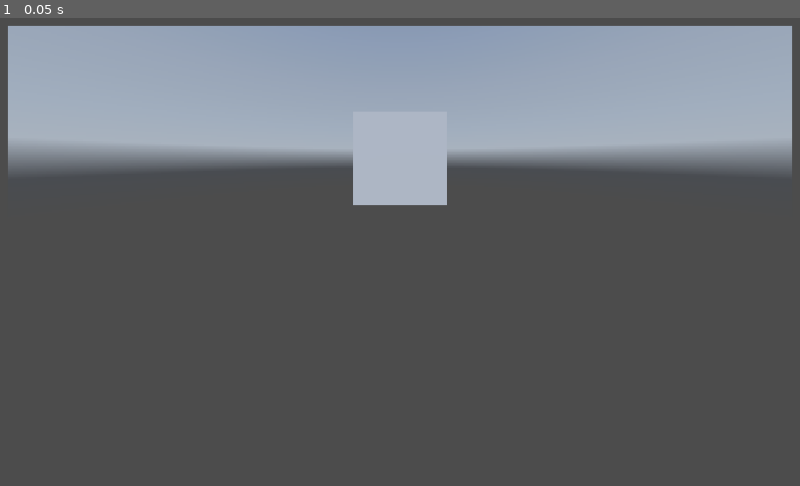
Above: before the commit, frame 1.
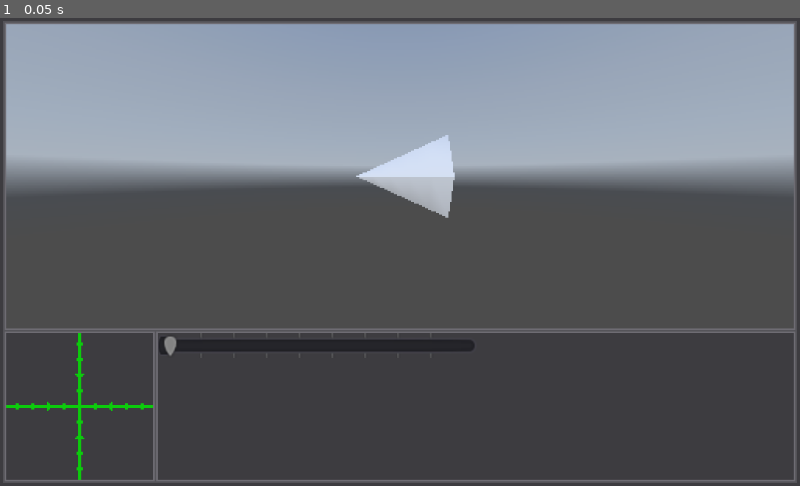
Above: after the commit, the same moment.

Repository: njmuggio/major-jam-isolation
Game: Godot game, scene res://MainLevel.tscn
Same seed, same stepped clock (60 frames per second), same inputs: the game is played once before the commit and once after it. A sky picture missing from this copy of the repository is replaced by a grey-blue gradient.
Inputs:
- Up to frame 1 (0.05 s): no input

The runs differ from the first frame. In frame 1, 11% of the frame differs, in the area x 0-100%, y 1-99%.

Commit message:
Added more UI stuff

Diff:
--- a/MainLevel.gd
+++ b/MainLevel.gd
@@ -1,10 +1,6 @@
 extends Node2D
 
-
-# Declare member variables here. Examples:
-# var a = 2
-# var b = "text"
-
+onready var ship = $UiControl/VBoxContainer/ViewportContainer/Viewport/Spatial/CSGMesh
 
 # Called when the node enters the scene tree for the first time.
 func _ready():
@@ -13,4 +9,10 @@
 
 # Called every frame. 'delta' is the elapsed time since the previous frame.
 func _process(delta):
+	var sliderVal = $UiControl/VBoxContainer/HBoxContainer/GridContainer/HSlider.value
+	$UiControl/VBoxContainer/ViewportContainer.stretch_shrink = sliderVal;
 	pass
+
+
+func _physics_process(delta):
+	pass
--- a/MainLevel.tscn
+++ b/MainLevel.tscn
@@ -1,11 +1,22 @@
-[gd_scene load_steps=4 format=2]
+[gd_scene load_steps=7 format=2]
 
 [ext_resource path="res://placeholders/audio/shrine.ogg" type="AudioStream" id=1]
 [ext_resource path="res://MainLevel.gd" type="Script" id=2]
 [ext_resource path="res://Probe3d.tscn" type="PackedScene" id=3]
+[ext_resource path="res://mainTheme.tres" type="Theme" id=4]
+[ext_resource path="res://textures/consolePanel.png" type="Texture" id=5]
+[ext_resource path="res://textures/crosshair.png" type="Texture" id=6]
 
 [node name="Node2D" type="Node2D"]
 script = ExtResource( 2 )
+
+[node name="Console" type="Sprite" parent="."]
+texture = ExtResource( 5 )
+offset = Vector2( 256, 150 )
+
+[node name="Crosshair" type="Sprite" parent="."]
+position = Vector2( 51, 249 )
+texture = ExtResource( 6 )
 
 [node name="UiControl" type="MarginContainer" parent="."]
 anchor_right = 1.0
@@ -14,40 +25,65 @@
 margin_bottom = 40.0
 size_flags_horizontal = 3
 size_flags_vertical = 3
-custom_constants/margin_right = 5
-custom_constants/margin_top = 5
-custom_constants/margin_left = 5
-custom_constants/margin_bottom = 5
+theme = ExtResource( 4 )
+custom_constants/margin_right = 4
+custom_constants/margin_top = 4
+custom_constants/margin_left = 4
+custom_constants/margin_bottom = 4
 __meta__ = {
 "_edit_use_anchors_": false
 }
 
 [node name="VBoxContainer" type="VBoxContainer" parent="UiControl"]
-margin_left = 5.0
-margin_top = 5.0
-margin_right = 507.0
-margin_bottom = 179.0
-size_flags_horizontal = 3
-size_flags_vertical = 3
+margin_left = 4.0
+margin_top = 4.0
+margin_right = 508.0
+margin_bottom = 296.0
 __meta__ = {
 "_edit_use_anchors_": false
 }
 
 [node name="ViewportContainer" type="ViewportContainer" parent="UiControl/VBoxContainer"]
-margin_right = 502.0
-margin_bottom = 170.0
+margin_right = 504.0
+margin_bottom = 195.0
+rect_min_size = Vector2( 504, 195 )
+stretch = true
 
 [node name="Viewport" type="Viewport" parent="UiControl/VBoxContainer/ViewportContainer"]
-size = Vector2( 502, 170 )
+size = Vector2( 504, 195 )
 handle_input_locally = false
 render_target_update_mode = 3
 
 [node name="Spatial" parent="UiControl/VBoxContainer/ViewportContainer/Viewport" instance=ExtResource( 3 )]
 
 [node name="HBoxContainer" type="HBoxContainer" parent="UiControl/VBoxContainer"]
-margin_top = 174.0
-margin_right = 502.0
-margin_bottom = 174.0
+margin_top = 198.0
+margin_right = 504.0
+margin_bottom = 292.0
+__meta__ = {
+"_edit_use_anchors_": false
+}
+
+[node name="ViewportContainer" type="ViewportContainer" parent="UiControl/VBoxContainer/HBoxContainer"]
+margin_right = 94.0
+margin_bottom = 94.0
+rect_min_size = Vector2( 94, 94 )
+
+[node name="GridContainer" type="GridContainer" parent="UiControl/VBoxContainer/HBoxContainer"]
+margin_left = 97.0
+margin_right = 504.0
+margin_bottom = 94.0
+size_flags_horizontal = 3
+columns = 2
+
+[node name="HSlider" type="HSlider" parent="UiControl/VBoxContainer/HBoxContainer/GridContainer"]
+margin_right = 203.0
+margin_bottom = 16.0
+size_flags_horizontal = 3
+min_value = 1.0
+max_value = 10.0
+value = 1.0
+tick_count = 10
 
 [node name="AudioStreamPlayer" type="AudioStreamPlayer" parent="."]
 stream = ExtResource( 1 )
--- a/Probe3d.tscn
+++ b/Probe3d.tscn
@@ -2,7 +2,9 @@
 
 [ext_resource path="res://placeholders/textures/negative-space-night-sky-milky-way.jpg" type="Texture" id=1]
 
-[sub_resource type="CubeMesh" id=1]
+[sub_resource type="CylinderMesh" id=4]
+top_radius = 0.001
+radial_segments = 6
 
 [sub_resource type="PanoramaSky" id=2]
 panorama = ExtResource( 1 )
@@ -10,11 +12,13 @@
 [sub_resource type="Environment" id=3]
 background_mode = 2
 background_sky = SubResource( 2 )
+background_sky_orientation = Basis( -1.62921e-07, 0, 1, 0, 1, 0, -1, 0, -1.62921e-07 )
 
 [node name="Spatial" type="Spatial"]
 
 [node name="CSGMesh" type="CSGMesh" parent="."]
-mesh = SubResource( 1 )
+transform = Transform( -1.62921e-07, -1, 0, 1, -1.62921e-07, 0, 0, 0, 1, 0, 0, 0 )
+mesh = SubResource( 4 )
 
 [node name="Camera" type="Camera" parent="."]
 transform = Transform( 1, 0, 0, 0, 1, 0, 0, 0, 1, 0, 0, 5 )
--- /dev/null
+++ b/mainTheme.tres
@@ -0,0 +1,9 @@
+[gd_resource type="Theme" load_steps=2 format=2]
+
+[sub_resource type="StyleBoxFlat" id=1]
+bg_color = Color( 0, 0, 0, 1 )
+
+[resource]
+HBoxContainer/constants/separation = 3
+PanelContainer/styles/panel = SubResource( 1 )
+VBoxContainer/constants/separation = 3
--- a/project.godot
+++ b/project.godot
@@ -28,4 +28,5 @@
 quality/driver/driver_name="GLES2"
 vram_compression/import_etc=true
 vram_compression/import_etc2=false
+environment/default_clear_color=Color( 0, 0, 0, 1 )
 environment/default_environment="res://default_env.tres"
Binary file added: textures/consolePanel.png
Not shown, added: textures/consolePanel.png.import
Binary file added: textures/crosshair.png
Not shown, added: textures/crosshair.png.import
